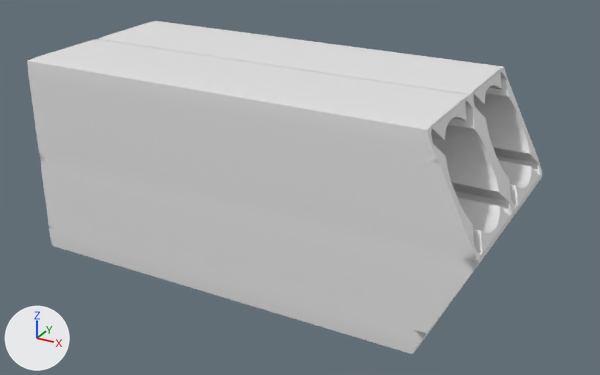
The FBX model UnityBake/Assets/MissilePack/LaunchStandAGR-75-4X.fbx, before and after one commit.
The view is the same before and after, from a 50 mm lens placed at (7.87, -15.87, 7.8), pointed at (-0.64, -0.4, 0.06). Every picture has the same lights, and +X, +Y and +Z are marked at lower left. The older version comes first.

Script lines for the objects in view, before the commit:
```python
me_куб_001 = bpy.data.meshes.new('Куб.001')
me_куб_001.from_pydata(...)  # 15607 vertices, 16012 faces; spans x -9.92..0.99, y 0.0..2.39, z -2.39..2.39
me_куб_001.materials.append(mat_cube_3_001_002_003_004_002)  # white #e7e7e7
me_куб_072 = bpy.data.meshes.new('Куб.072')
me_куб_072.from_pydata(...)  # 15607 vertices, 16012 faces; spans x -9.92..0.99, y -2.39..0.0, z -2.39..2.39
me_куб_072.materials.append(mat_cube_3_001_002_003_004_002)  # white #e7e7e7
ob_cube_3_001_002_003_004_001 = bpy.data.objects.new('Cube-3-001-002-003-004.001', me_куб_072)
ob_cube_3_001_002_003_004_001.location = (3.29, -0.28, 0.47)
ob_cube_3_001_002_003_004_002 = bpy.data.objects.new('Cube-3-001-002-003-004.002', me_куб_001)
ob_cube_3_001_002_003_004_002.location = (3.29, -0.28, 0.47)
```
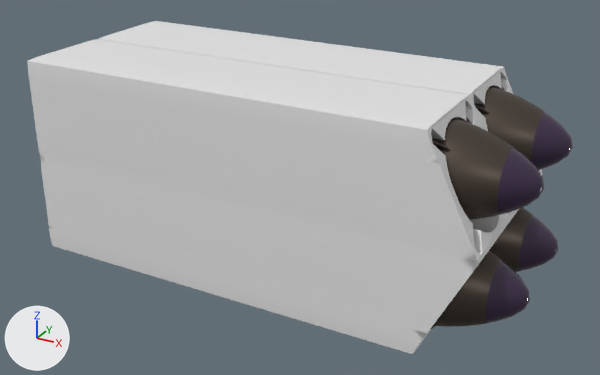
Location of each change, (x1, y1, x2, y2) in pixels of the pictures (600 x 375 px):
'Rocket', added: after (432, 117, 544, 220)
    faces in mat_материал (brown #534941): (432, 118, 514, 220)
    faces in mat_материал_004 (dark purple #392946): (498, 148, 544, 214)
'Rocket.001', added: after (474, 87, 573, 170)
    faces in mat_материал (brown #534941): (474, 87, 545, 162)
    faces in mat_материал_004 (dark purple #392946): (532, 112, 573, 170)
'Rocket.003', added: after (431, 251, 530, 329)
    faces in mat_материал (brown #534941): (434, 251, 503, 327)
    faces in mat_материал_004 (dark purple #392946): (486, 261, 530, 323)
'Rocket.002', added: after (489, 207, 558, 272)
    faces in mat_материал_004 (dark purple #392946): (519, 215, 558, 271)
    faces in mat_материал (brown #534941): (489, 207, 533, 272)

The change, as a list of edits to the scene's bpy script:
```text
Add mat_материал_001:
    mat_материал_001 = principled_material('Материал.001')
    mat_материал_001.base_color = (0.0704, 0.063, 0.0578)  # dark grey #4b4744
    mat_материал_001.roughness = 0.3
Add mat_материал_004:
    mat_материал_004 = principled_material('Материал.004')
    mat_материал_004.base_color = (0.0409, 0.0222, 0.0612)  # dark purple #392946
    mat_материал_004.roughness = 0.1
Add mat_материал_003:
    mat_материал_003 = principled_material('Материал.003')
    mat_материал_003.base_color = (0.15, 0.127, 0.127)  # dark grey #6c6464
    mat_материал_003.metallic = 1.0
    mat_материал_003.roughness = 0.341
Add mat_материал:
    mat_материал = principled_material('Материал')
    mat_материал.base_color = (0.0865, 0.0666, 0.0529)  # brown #534941
    mat_материал.metallic = 0.655
    mat_материал.roughness = 0.418
Add me_конус_002:
    me_конус_002.from_pydata(...)  # 5377 vertices, 5415 faces; spans x -1.28..10.21, y -1.09..1.09, z -1.09..1.09
    # faces by material slot: [1148, 3201, 192, 874]
    me_конус_002.materials.append(mat_материал_001)  # dark grey #4b4744
    me_конус_002.materials.append(mat_материал)  # brown #534941
    me_конус_002.materials.append(mat_материал_004)  # dark purple #392946
    me_конус_002.materials.append(mat_материал_003)  # dark grey #6c6464
Add ob_rocket_001:
    ob_rocket_001 = bpy.data.objects.new('Rocket.001', me_конус_002)
    ob_rocket_001.location = (-5.15, 0.92, 1.66)
Add ob_rocket_003:
    ob_rocket_003 = bpy.data.objects.new('Rocket.003', me_конус_002.copy())
    ob_rocket_003.location = (-5.15, -1.47, -0.72)
Add ob_rocket_002:
    ob_rocket_002 = bpy.data.objects.new('Rocket.002', me_конус_002.copy())
    ob_rocket_002.location = (-5.15, 0.92, -0.72)
Add ob_rocket:
    ob_rocket = bpy.data.objects.new('Rocket', me_конус_002.copy())
    ob_rocket.location = (-5.15, -1.47, 1.66)
```
